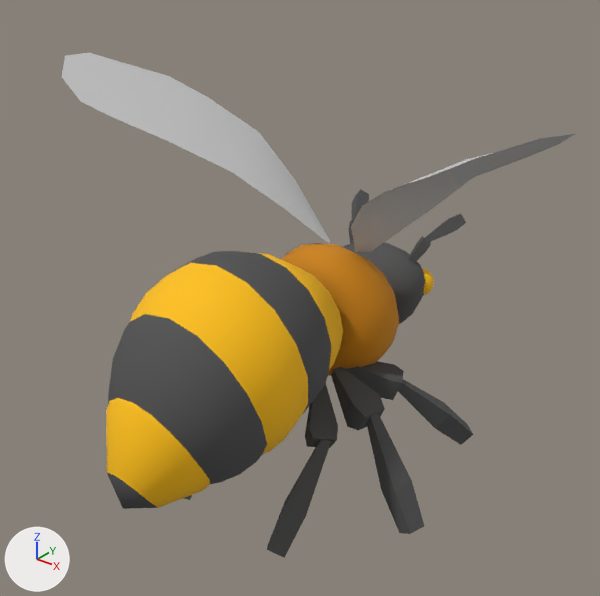
The FBX model Assets/GFX/3D/Characters/Bee.FBX, before and after one commit.
Rendered twice from a camera (50 mm lens) standing at (0.903, -1.243, 0.776) and looking at (0.025, -0.146, 0.096). The axes (+X, +Y, +Z) are drawn at lower left. The lights are the same throughout. Where no turn or scale is listed for an object, it has been applied to the vertices.

Before the edit, the objects in view are built like this:
```python
me_mesh = bpy.data.meshes.new('Mesh')
me_mesh.from_pydata(...)  # 404 vertices, 432 faces; spans x -0.172..0.172, y -0.587..0.106, z -0.164..0.223
# faces by material slot: [176, 128, 128]
me_mesh.materials.append(mat_bee_1)  # dark grey #4f4f4f
me_mesh.materials.append(mat_bee_2)  # yellow #ffc000
me_mesh.materials.append(mat_bee_3)  # orange #cc8300
me_mesh_001 = bpy.data.meshes.new('Mesh.001')
me_mesh_001.from_pydata(...)  # 266 vertices, 232 faces; spans x -0.326..0.326, y -0.364..0.281, z -0.335..0.169
# faces by material slot: [160, 72]
me_mesh_001.materials.append(mat_bee_1)  # dark grey #4f4f4f
me_mesh_001.materials.append(mat_bee_2)  # yellow #ffc000
me_mesh_002 = bpy.data.meshes.new('Mesh.002')
me_mesh_002.from_pydata(...)  # 34 vertices, 37 faces; spans x -0.457..0.018, y -0.322..0.048, z 0.026..0.386
me_mesh_002.materials.append(mat_bee_4)  # light grey #cacaca
me_mesh_003 = bpy.data.meshes.new('Mesh.003')
me_mesh_003.from_pydata(...)  # 114 vertices, 128 faces; spans x -0.114..0.114, y -0.086..0.106, z -0.1..0.1
me_mesh_003.materials.append(mat_bee_1)  # dark grey #4f4f4f
me_mesh_004 = bpy.data.meshes.new('Mesh.004')
me_mesh_004.from_pydata(...)  # 34 vertices, 37 faces; spans x -0.018..0.457, y -0.322..0.048, z 0.026..0.386
me_mesh_004.materials.append(mat_bee_4)  # light grey #cacaca
ob_bee = bpy.data.objects.new('Bee', me_mesh_001)
ob_bee.location = (0.0, 0.0, 0.0)
ob_bee_body = bpy.data.objects.new('Bee_Body', me_mesh)
ob_bee_body.location = (0.0, 0.0, 0.0)
ob_head = bpy.data.objects.new('Head', me_mesh_003)
ob_head.location = (0.0, 0.153, 0.002)
ob_wing_l = bpy.data.objects.new('Wing_L', me_mesh_002)
ob_wing_l.location = (-0.05, 0.021, 0.109)
ob_wing_r = bpy.data.objects.new('Wing_R', me_mesh_004)
ob_wing_r.location = (0.05, 0.021, 0.109)
```
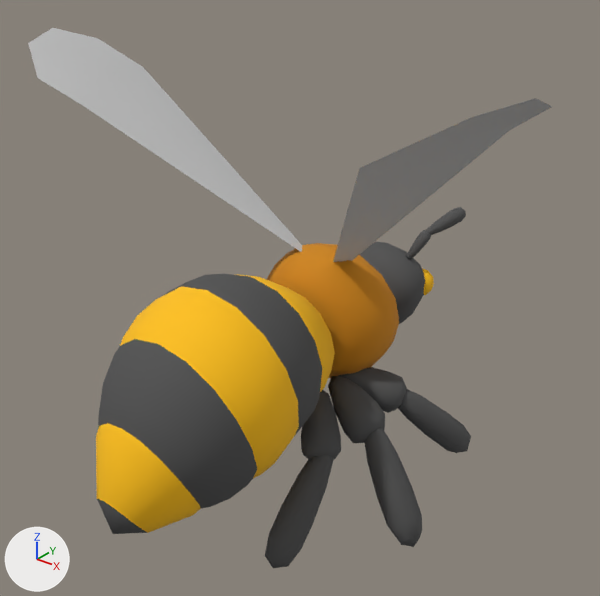
Commit message: Update bee

What changed in the scene script:
```text
Change me_mesh_001:
    remove me_mesh_001.from_pydata(...)  # 266 vertices, 232 faces; spans x -0.326..0.326, y -0.364..0.281, z -0.335..0.169
    add me_mesh_001.from_pydata(...)  # 504 vertices, 960 faces; spans x -0.326..0.326, y -0.361..0.135, z -0.356..-0.071
    me_mesh_001 part 2: the loose piece of 12 vertices spanning x 0.156..0.28, y -0.026..0.14, z -0.27..-0.09 is rebuilt with 42 vertices and now spans x 0.157..0.277, y -0.023..0.135, z -0.297..-0.113
    me_mesh_001 part 3: the loose piece of 12 vertices spanning x 0.053..0.158, y -0.237..-0.126, z -0.171..-0.068 is rebuilt with 42 vertices and now spans x 0.052..0.159, y -0.24..-0.123, z -0.199..-0.089
    me_mesh_001 part 4: the loose piece of 12 vertices spanning x 0.173..0.326, y -0.184..-0.116, z -0.305..-0.103 is rebuilt with 42 vertices and now spans x 0.172..0.326, y -0.189..-0.109, z -0.332..-0.121
    me_mesh_001 part 5: the loose piece of 12 vertices spanning x 0.102..0.161, y -0.364..-0.198, z -0.335..-0.131 is rebuilt with 42 vertices and now spans x 0.095..0.166, y -0.361..-0.2, z -0.356..-0.152
    me_mesh_001 part 6: the loose piece of 12 vertices spanning x 0.057..0.185, y -0.074..0.016, z -0.129..-0.055 is rebuilt with 42 vertices and now spans x 0.052..0.187, y -0.081..0.025, z -0.164..-0.071
    me_mesh_001 part 7: the loose piece of 12 vertices spanning x 0.069..0.2, y -0.156..-0.086, z -0.14..-0.058 is rebuilt with 42 vertices and now spans x 0.063..0.202, y -0.166..-0.075, z -0.18..-0.074
    me_mesh_001 part 8: 6 loose pieces with 122 vertices, spanning x -0.143..0.143, y 0.159..0.281, z -0.023..0.169, are deleted
    me_mesh_001 part 9: the surface is now shaded smooth
    remove me_mesh_001.materials.append(mat_bee_2)  # yellow #ffc000
Change me_mesh_002:
    remove me_mesh_002.from_pydata(...)  # 34 vertices, 37 faces; spans x -0.457..0.018, y -0.322..0.048, z 0.026..0.386
    add me_mesh_002.from_pydata(...)  # 16 vertices, 15 faces; spans x -0.435..0.018, y -0.329..0.026, z 0.026..0.441
    me_mesh_002 part 14
    28 vertices are removed from x -0.457..-0.029, y -0.322..0.048, z 0.117..0.386
    34 faces are deleted
    10 vertices are added at x -0.435..-0.241, y -0.329..-0.066, z 0.337..0.441
    12 new faces join them
Change me_mesh:
    remove me_mesh.from_pydata(...)  # 404 vertices, 432 faces; spans x -0.172..0.172, y -0.587..0.106, z -0.164..0.223
    add me_mesh.from_pydata(...)  # 388 vertices, 416 faces; spans x -0.172..0.172, y -0.613..0.086, z -0.199..0.188
    me_mesh part 12: the loose piece of 290 vertices spanning x -0.172..0.172, y -0.587..-0.041, z -0.164..0.223 is moved by (0.0, -0.026, -0.036)
    me_mesh part 13
    82 vertices are removed from x -0.139..0.139, y -0.101..0.106, z -0.118..0.148
    112 faces are deleted
    66 vertices are added at x -0.139..0.139, y -0.134..0.086, z -0.118..0.148
    96 new faces join them, mat_bee_3 (orange #cc8300)
Change me_mesh_004:
    remove me_mesh_004.from_pydata(...)  # 34 vertices, 37 faces; spans x -0.018..0.457, y -0.322..0.048, z 0.026..0.386
    add me_mesh_004.from_pydata(...)  # 16 vertices, 15 faces; spans x -0.018..0.435, y -0.329..0.026, z 0.026..0.441
    me_mesh_004 part 1
    28 vertices are removed from x 0.029..0.457, y -0.322..0.048, z 0.117..0.386
    34 faces are deleted
    10 vertices are added at x 0.241..0.435, y -0.329..-0.066, z 0.337..0.441
    12 new faces join them
Change me_mesh_003:
    remove me_mesh_003.from_pydata(...)  # 114 vertices, 128 faces; spans x -0.114..0.114, y -0.086..0.106, z -0.1..0.1
    add me_mesh_003.from_pydata(...)  # 356 vertices, 360 faces; spans x -0.14..0.14, y -0.086..0.131, z -0.1..0.18
    me_mesh_003 part 10: a new loose piece of 42 vertices spanning x 0.063..0.102, y 0.009..0.056, z 0.078..0.141, in mat_bee_1 (dark grey #4f4f4f)
    me_mesh_003 part 11: a new loose piece of 42 vertices spanning x 0.086..0.14, y 0.032..0.131, z 0.129..0.18, in mat_bee_1 (dark grey #4f4f4f)
    add me_mesh_003.materials.append(mat_bee_2)  # yellow #ffc000
Change ob_wing_l:
    ob_wing_l.location: (-0.05, 0.021, 0.109) -> (-0.05, -0.054, 0.109)
Change ob_wing_r:
    ob_wing_r.location: (0.05, 0.021, 0.109) -> (0.05, -0.054, 0.109)
```

Location of each change, (x1, y1, x2, y2) in pixels of the pictures (600 x 596 px; the box of a moved part takes in the faces that stretch with it):
'Bee_Body', reshaped (9% taller): before (106, 243, 399, 509); after (96, 243, 399, 534)
'Wing_L', reshaped, moved (17% taller): before (62, 53, 330, 244); after (28, 28, 302, 252)
'Bee', reshaped: before (184, 189, 473, 558); after (265, 367, 471, 568)
'Wing_R', reshaped, moved (39% taller): before (351, 134, 575, 252); after (333, 98, 552, 262)
'Head', reshaped: before (342, 243, 425, 324); after (359, 207, 466, 324)
part 2 of me_mesh_001, rebuilt: before (398, 379, 473, 445); after (398, 389, 471, 453)
part 3 of me_mesh_001, rebuilt (21% wider): before (305, 382, 338, 448); after (301, 390, 341, 459)
part 4 of me_mesh_001, rebuilt: before (367, 413, 424, 534); after (364, 428, 422, 547)
part 5 of me_mesh_001, rebuilt (8% wider): before (267, 440, 331, 558); after (265, 455, 334, 568)
part 6 of me_mesh_001, rebuilt: before (344, 361, 404, 400); after (338, 367, 407, 413)
part 7 of me_mesh_001, rebuilt (6% taller): before (331, 367, 385, 430); after (328, 376, 385, 443)
part 8 of me_mesh_001, deleted: before (349, 189, 466, 295)
part 10 of me_mesh_003, added: after (406, 230, 431, 260)
part 11 of me_mesh_003, added: after (425, 207, 466, 235)
part 12 of me_mesh, moved or reshaped: before (106, 251, 343, 509); after (96, 274, 335, 534)
part 13 of me_mesh, moved or reshaped: before (281, 245, 395, 376); after (266, 245, 391, 378)
